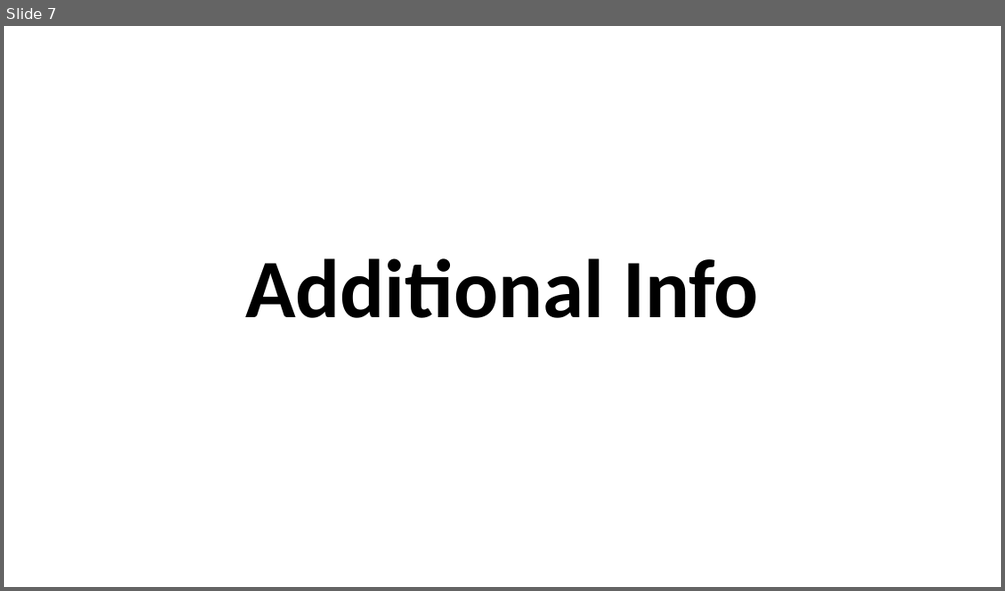
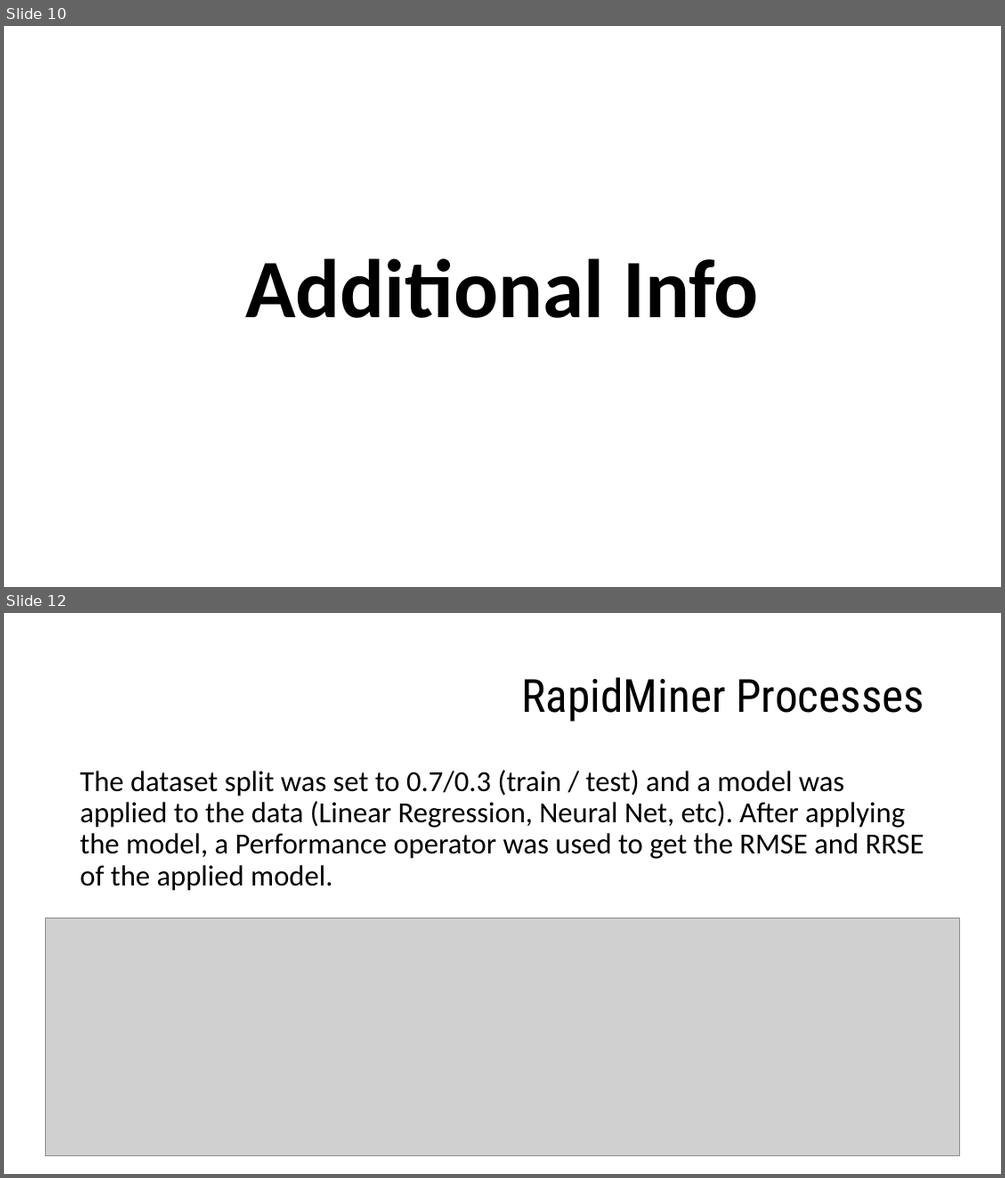
Before and after one commit to EZSPECIAL/AIAD18-19, a slide deck: TP2/docs/report.pptx. Shown one above the other, each under a label of ours: slide 7 before the commit, slides 10 and 12 after it; the slides between them are not shown. The pictures are 1005x591 and 1005x1178 pixels, drawn with LibreOffice and Linux fonts; fonts in the diff are those of the drawing; grey boxes stand for pictures. Boxes give left, top, right and bottom in pixels: in the first picture for what was removed or moved away, otherwise in the second. Text is boxed around its words. In the diff, an @@ line names an element or a change of style, - is before the commit and + after.

Commit message:
Completed report text / Added pictures used

```diff
--- a/TP2/docs/report.pptx
+++ b/TP2/docs/report.pptx
@@ slide 12 added at <box>4,613,1001,1174</box>, background #FFFFFF @@
@@ title added at <box>521,677,924,722</box>, 44 pt, text #000000 @@
+RapidMiner Processes
@@ text added at <box>80,770,924,891</box>, 28 pt, text #000000 @@
+The dataset split was set to 0.7/0.3 (train / test) and a model was applied to the data (Linear Regression, Neural Net, etc). After applying the model, a Performance operator was used to get the RMSE and RRSE of the applied model.
@@ picture added at <box>46,918,960,1156</box> @@
@@ what was slide 7 is now slide 10 @@
```
Also in this commit, not shown: 5 slides changed, 5 other slides added, 2 slides removed, 7 other files.
